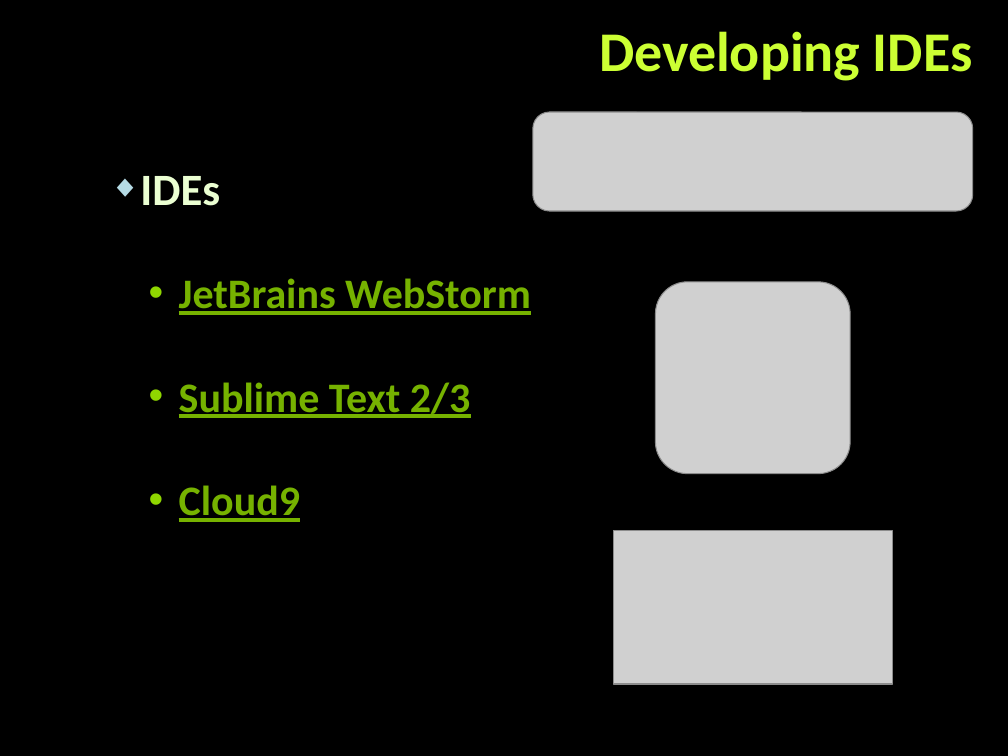
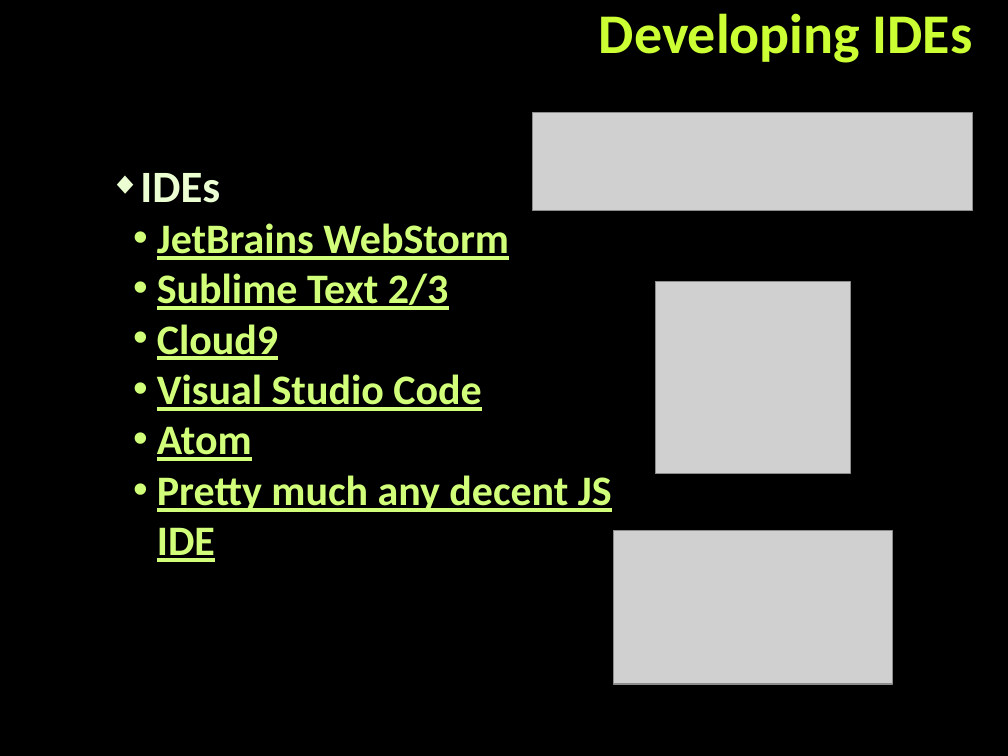
Before and after one commit to maksym1224/WebWithNodeCource, a slide deck: slide 7 of 01. Introduction-to-NodeJS/Introduction-to-NodeJS.pptx. Drawn at 1008x756 pixels with LibreOffice and Linux fonts; fonts in the diff are those of the drawing; grey boxes stand for pictures; background and template pictures are left out. Boxes give left, top, right and bottom in pixels: in the first picture for what was removed or moved away, otherwise in the second. Text is boxed around its words. In the diff, an @@ line names an element or a change of style, - is before the commit and + after.

Commit message:
Updates the IDEs for JS development

```diff
--- a/01. Introduction-to-NodeJS/Introduction-to-NodeJS.pptx
+++ b/01. Introduction-to-NodeJS/Introduction-to-NodeJS.pptx
@@ text "Developing IDEs" at <box>599,13,973,63</box>: line spacing 40pt to 14.1pt @@
@@ text at <box>140,173,509,360</box>: text colour #76B200 to #D2FF7A in "JetBrains WebStorm", "Sublime Text 2/3", "Cloud9"; indent changed; line spacing 1.05 to 1; less space between paragraphs @@
@@ text at <box>157,374,612,562</box>: paragraphs added @@
+  • Visual Studio Code
+  • Atom
+  • Pretty much any decent JS IDE
```
Also in this commit, not shown: 23 other slides changed.
